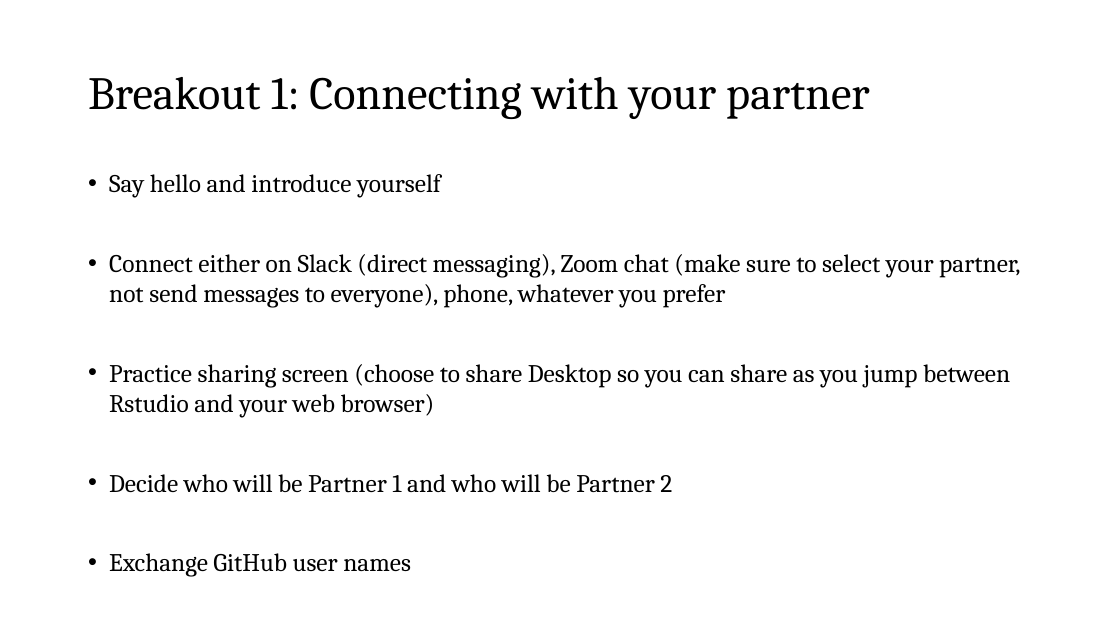
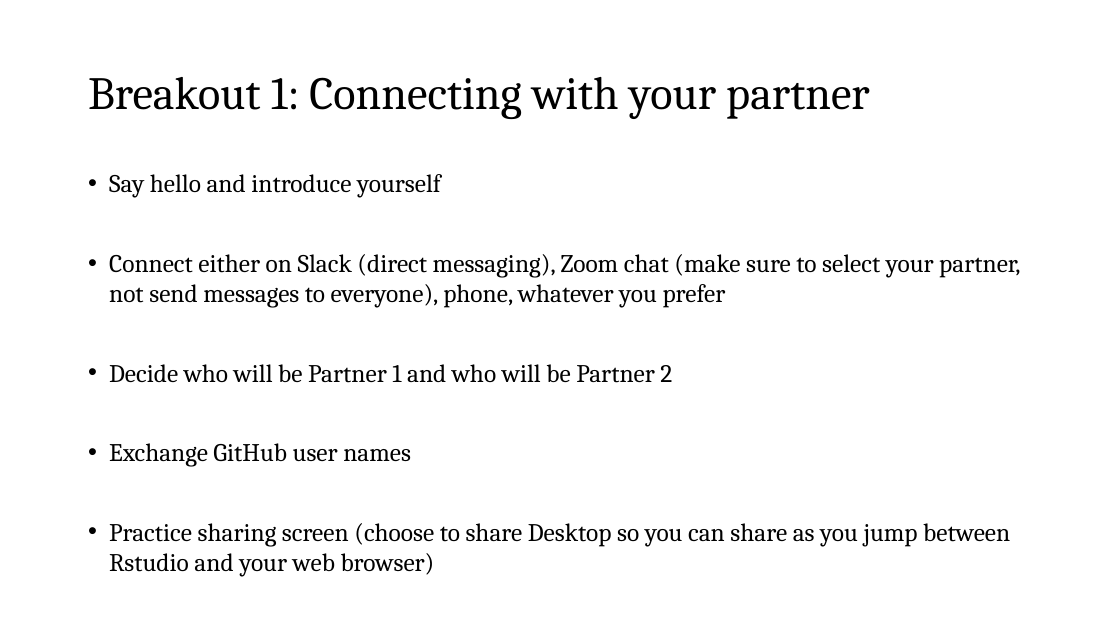
Before and after one commit to nt246/NTRES6940-data-science, a slide deck: slide 2 of slides/Slides_class10.pptx. Drawn at 1120x630 pixels with LibreOffice and Linux fonts; fonts in the diff are those of the drawing. Boxes give left, top, right and bottom in pixels: in the first picture for what was removed or moved away, otherwise in the second. Text is boxed around its words. In the diff, an @@ line names an element or a change of style, - is before the commit and + after.

```diff
--- a/slides/Slides_class10.pptx
+++ b/slides/Slides_class10.pptx
@@ text at (x1=109, y1=364, x2=1010, y2=418): paragraph removed @@
-• Practice sharing screen (choose to share Desktop so you can share as you jump between Rstudio and your web browser)
@@ text at (x1=109, y1=523, x2=1010, y2=577): paragraph added @@
+• Practice sharing screen (choose to share Desktop so you can share as you jump between Rstudio and your web browser)
```
Also in this commit, not shown: 1 other slide changed, 1 other file.
